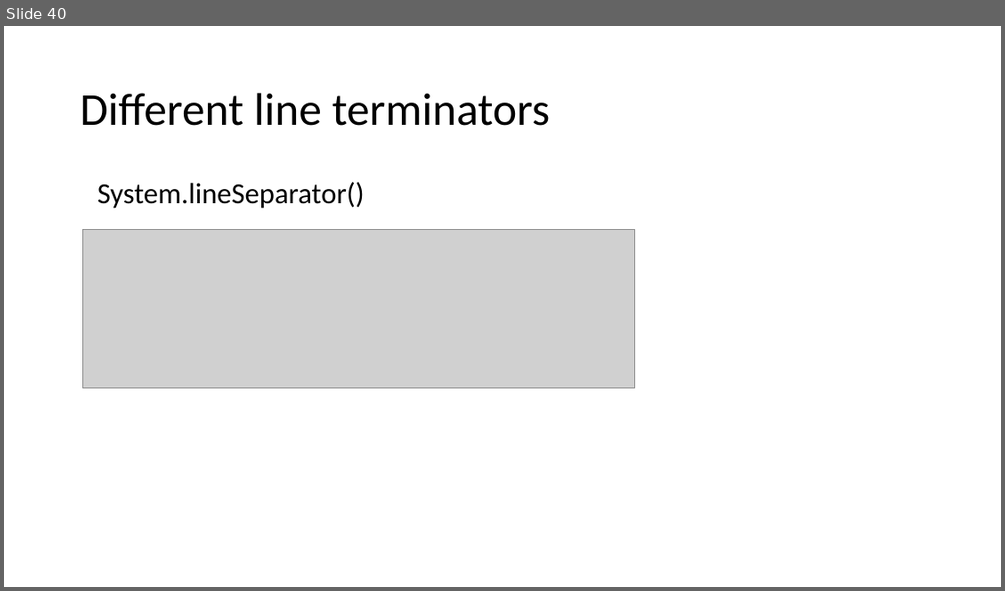
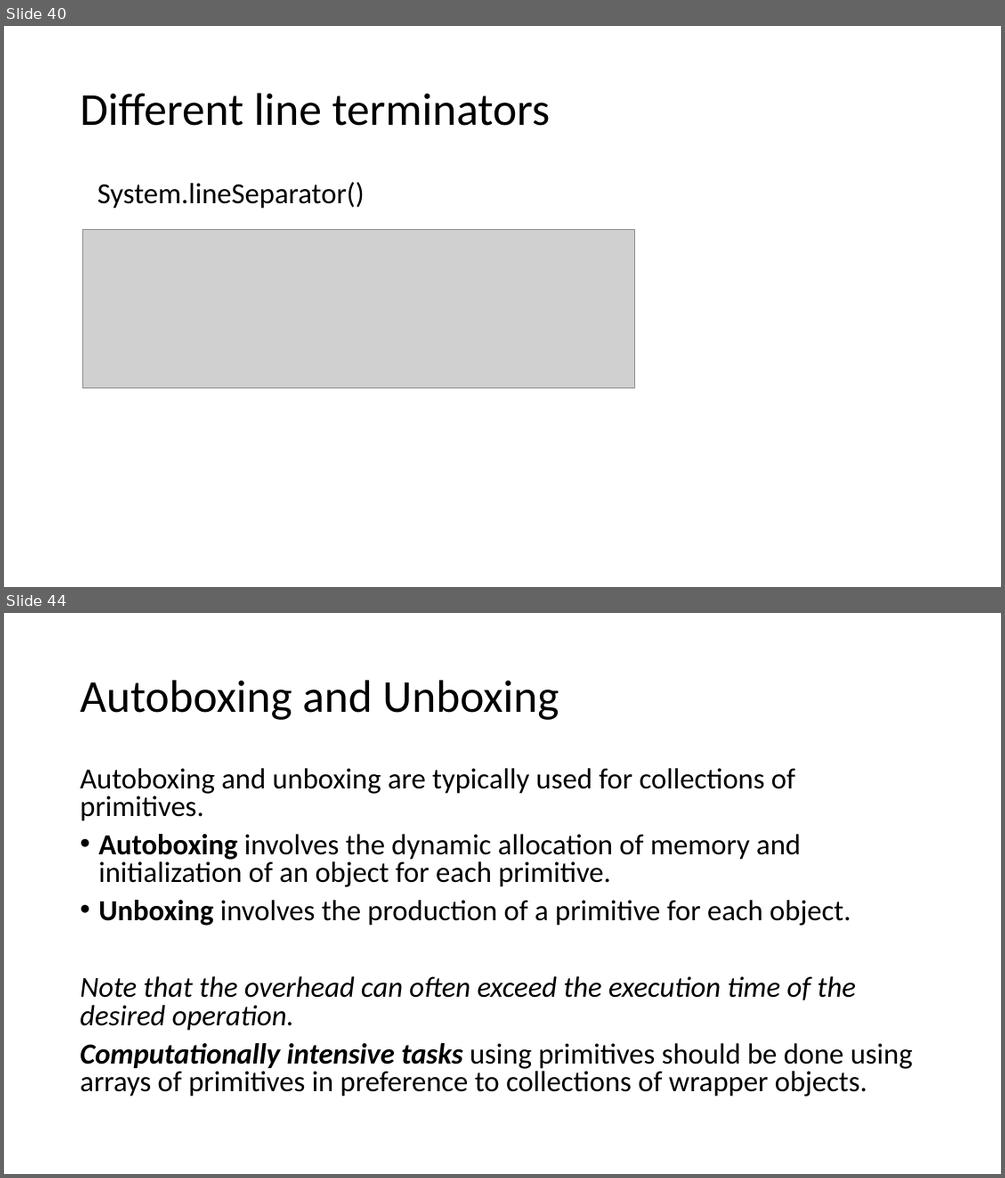
Before and after one commit to VeerababuK/Core-Java, a slide deck: Java Basics.pptx. Shown one above the other, each under a label of ours: slide 40 before the commit, slides 40 and 44 after it; the slides between them are not shown. The pictures are 1005x591 and 1005x1178 pixels, drawn with LibreOffice and Linux fonts; fonts in the diff are those of the drawing; grey boxes stand for pictures. Boxes give left, top, right and bottom in pixels: in the first picture for what was removed or moved away, otherwise in the second. Text is boxed around its words. In the diff, an @@ line names an element or a change of style, - is before the commit and + after.

```diff
--- a/Java Basics.pptx
+++ b/Java Basics.pptx
@@ slide 44 added at box(4, 613, 1001, 1174), background #FFFFFF @@
@@ title added at box(80, 680, 558, 720), 44 pt, text #000000 @@
+Autoboxing and Unboxing
@@ text added at box(80, 768, 913, 1096), 28 pt, text #000000 @@
+Autoboxing and unboxing are typically used for collections of primitives.
+• Autoboxing involves the dynamic allocation of memory and initialization of an object for each primitive.
+• Unboxing involves the production of a primitive for each object.
+Note that the overhead can often exceed the execution time of the desired operation.
+Computationally intensive tasks using primitives should be done using arrays of primitives in preference to collections of wrapper objects.
```
Also in this commit, not shown: 32 other slides added.
